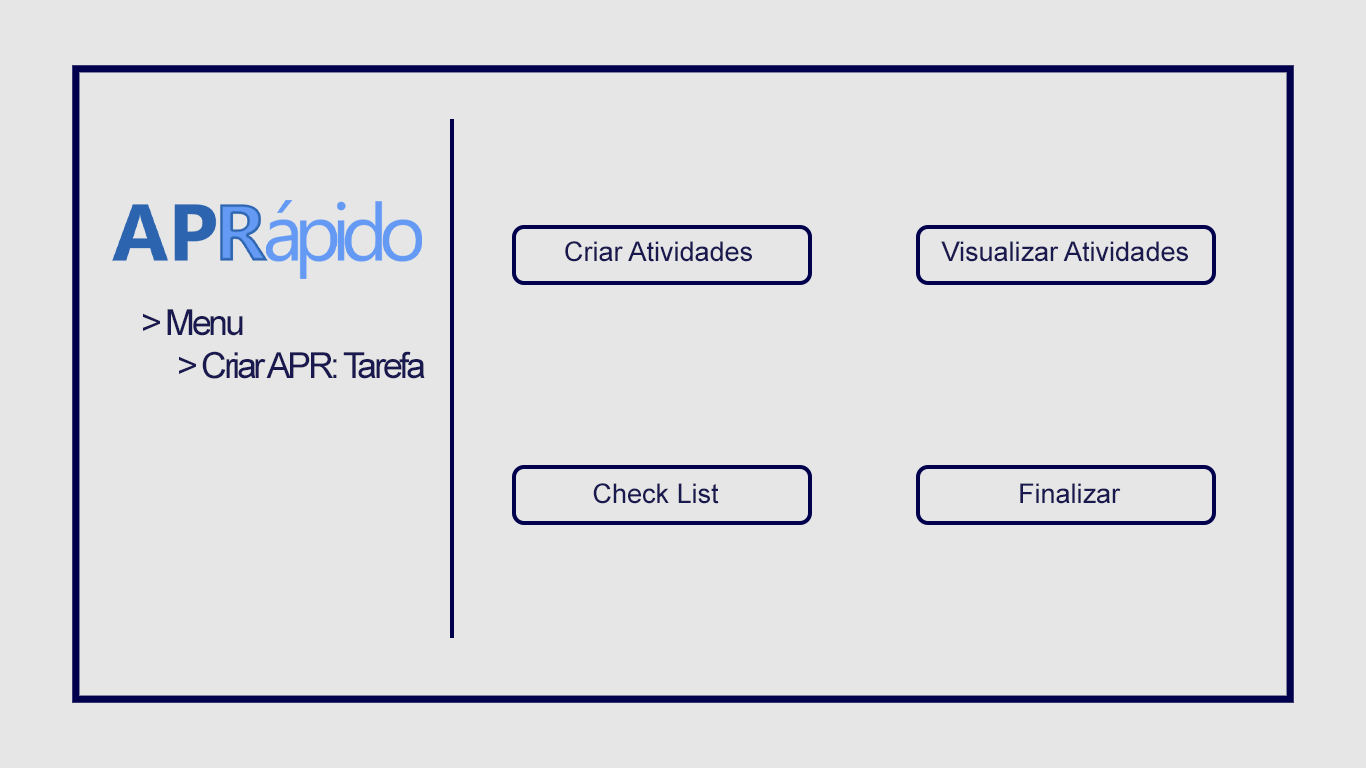
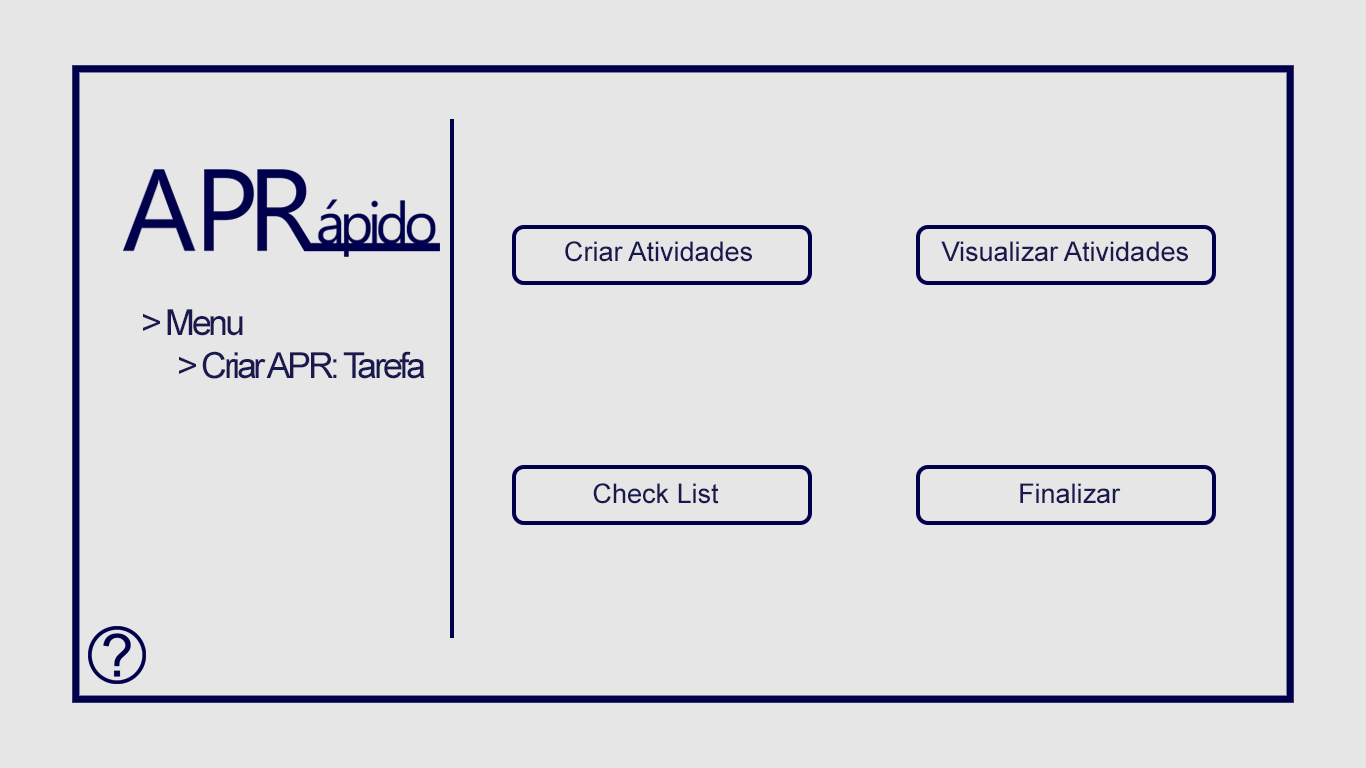
Layered file, before and after one edit (1366x768). Changes by layer:
moved "Logo" above "Botão Info", painted on it over [112, 169, 440, 279]
added layer "Botão Info" in group "Página" over [88, 626, 146, 684]
